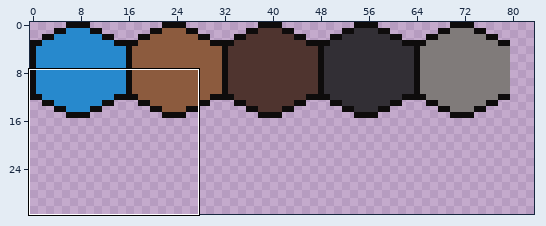
Edited in one commit: sprite sheet (content/tiles.png). The picture above shows the old version from afar; the outline marks the close-up.
Close-up. Before the commit:
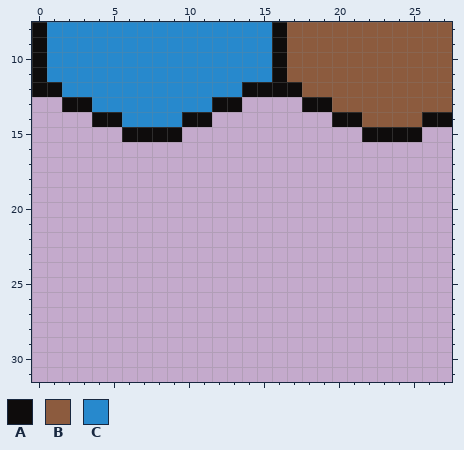
The file is 128x128 pixels. Shown: x 0..27, y 8..31. The wide view leaves out empty margins.
Palette (. is transparent): A #0e0c0c  B #8c5b3e  C #2789cd
Pixels before, first column x 0:
 8 ACCCCCCCCCCCCCCCABBBBBBBBBBB
 9 ACCCCCCCCCCCCCCCABBBBBBBBBBB
10 ACCCCCCCCCCCCCCCABBBBBBBBBBB
11 ACCCCCCCCCCCCCCCABBBBBBBBBBB
12 AACCCCCCCCCCCCAAAABBBBBBBBBB
13 ..AACCCCCCCCAA....AABBBBBBBB
14 ....AACCCCAA........AABBBBAA
15 ......AAAA............AAAA..
New version:
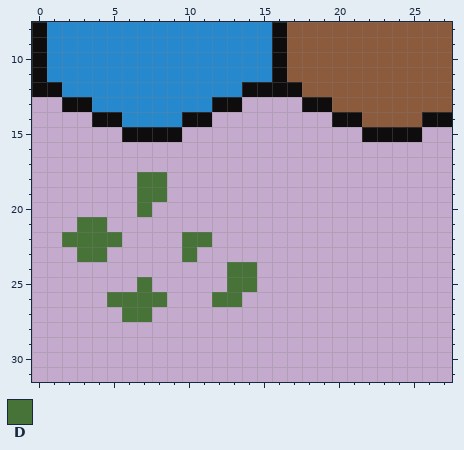
Colours new in this view: D #477238
The edit:
Colour D is added in rows 18 to 19 at x 7 to 8; in row 20 at x 7; in row 21 at x 3 to 4; in row 22 at x 2 to 5 and 10 to 11; in row 23 at x 3 to 4 and 10; in row 24 at x 13 to 14.
Colour D is added in row 25 at x 7 and 13 to 14; in row 26 at x 5 to 8 and 12 to 13; in row 27 at x 6 to 7.
Where, in picture pixels (left, top, right, bottom), the same in both close-ups:
added: (62, 172, 257, 322)
